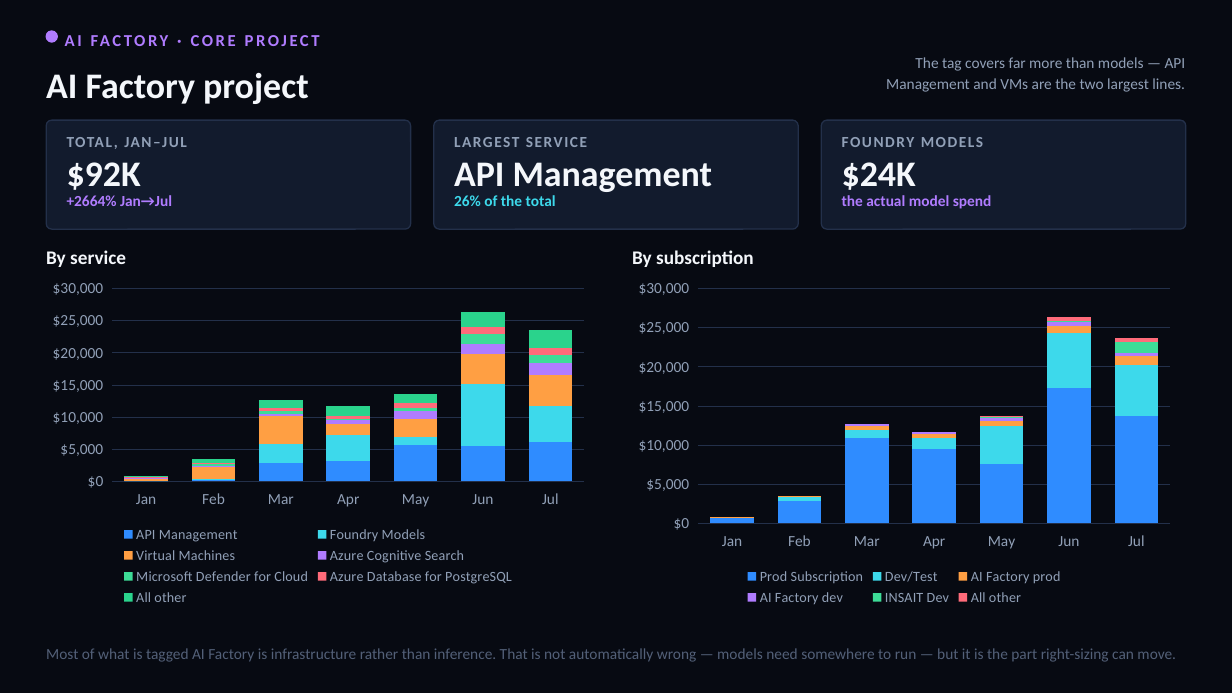
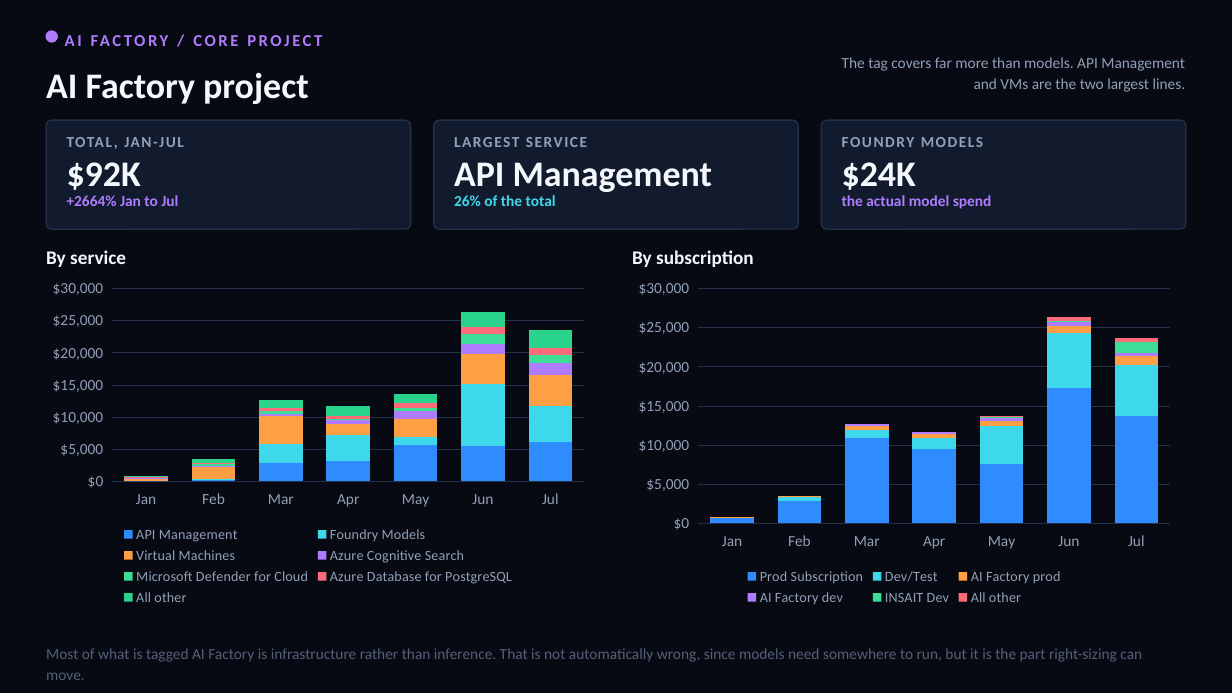
Before and after one commit to arielga5-code/Finops, a slide deck: slide 9 of deck/Harel_Cloud_Cost_CIO_Final_fixed.pptx. Drawn at 1232x693 pixels with LibreOffice and Linux fonts; fonts in the diff are those of the drawing. Boxes give left, top, right and bottom in pixels: in the first picture for what was removed or moved away, otherwise in the second. Text is boxed around its words. In the diff, an @@ line names an element or a change of style, - is before the commit and + after.

```diff
--- a/deck/Harel_Cloud_Cost_CIO_Final_fixed.pptx
+++ b/deck/Harel_Cloud_Cost_CIO_Final_fixed.pptx
@@ text at <box>65,28,804,52</box>: text changed @@
-AI FACTORY · CORE PROJECT
+AI FACTORY / CORE PROJECT
@@ text at <box>842,57,1186,92</box>: text changed @@
-The tag covers far more than models — API Management and VMs are the two largest lines.
+The tag covers far more than models. API Management and VMs are the two largest lines.
@@ text at <box>141,137,184,147</box>: text changed @@
-TOTAL, JAN–JUL
+TOTAL, JAN-JUL
@@ text at <box>67,195,178,206</box>: text changed @@
-+2664% Jan→Jul
++2664% Jan to Jul
@@ text at <box>46,648,1142,680</box>: text changed @@
-Most of what is tagged AI Factory is infrastructure rather than inference. That is not automatically wrong — models need somewhere to run — but it is the part right-sizing can move.
+Most of what is tagged AI Factory is infrastructure rather than inference. That is not automatically wrong, since models need somewhere to run, but it is the part right-sizing can move.
```
Also in this commit, not shown: 30 other slides changed, 11 other files.
